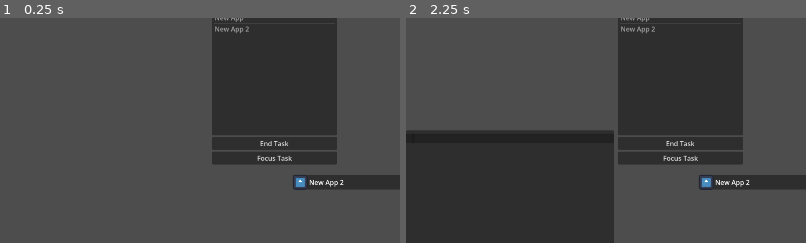
Above: before the commit, frames 1-2 (left to right).
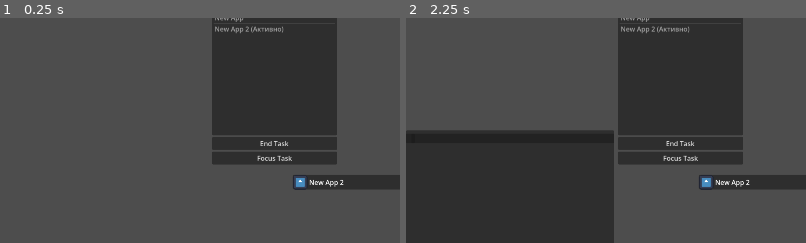
Above: after the commit, the same moments.

Repository: ESphagnum/GodotOS
Game: Godot game, scene res://scenes/BootScreen.tscn
The game is run twice, just before and just after one commit, with the same random seed, the same clock (stepped at 60 frames per second) and the same inputs. The engine's default icon, where the game draws it, is replaced by a stand-in: a white triangle on a blue panel in a dark square.
Inputs:
- Up to frame 1 (0.25 s): no input
- Up to frame 2 (2.25 s): click "End Task" at 0.5 s; click "Focus Task" at 1.25 s; click "Start" at 2 s
The pictures show only the part of the screen within x 0-50%, y 6-56%; the shares and areas given below are measured in that part.

The runs differ from the first frame. In frame 1, 0.1% of the frame differs, in the area x 62-71%, y 3-7%; in frame 2, 0.1%.

Commit message:
add FocusButton for TaskManager

Diff:
--- a/apps/core/TaskManager/task_manager.gd
+++ b/apps/core/TaskManager/task_manager.gd
@@ -1,33 +1,45 @@
 extends BaseApp
 
-@onready var process_list = $VBoxContainer/ProcessList
-@export var app_config : AppConfig
+@onready var item_list = $VBoxContainer/ProcessList
 
 func _ready():
+	super._ready() # Инициализируем связь с окном через BaseApp
+
+	# Подключаемся к глобальным сигналам, чтобы список обновлялся сам
+	Signals.window_opened.connect(func(_w, _t): refresh_list())
+	Signals.window_closed.connect(func(_w): refresh_list())
+	Signals.window_focused.connect(func(_w): refresh_list())
+
 	refresh_list()
-	# Обновляем список каждые 2 секунды, чтобы видеть изменения
-	var timer = get_tree().create_timer(2.0)
-	timer.timeout.connect(_on_timer_timeout)
-
-func _on_timer_timeout():
-	refresh_list()
-	get_tree().create_timer(2.0).timeout.connect(_on_timer_timeout)
 
 func refresh_list():
-	process_list.clear()
-	# Берем массив окон напрямую из нашего синглтона
+	item_list.clear()
+
 	for window in WindowManager.windows:
 		if is_instance_valid(window) and window.config:
-			var icon = window.config.icon
-			var idx = process_list.add_item(window.config.app_name, icon)
-			# Сохраняем ссылку на объект окна в метаданные строки
-			process_list.set_item_metadata(idx, window)
+			var app_name = window.config.app_name
 
-func _on_end_task_button_pressed():
-	var selected = process_list.get_selected_items()
+			# Добавляем пометку, если окно активно
+			if WindowManager.active_window == window:
+				app_name += " (Активно)"
+
+			var idx = item_list.add_item(app_name, window.config.icon)
+			item_list.set_item_metadata(idx, window)
+
+# Функция для кнопки "Перейти" (Focus)
+func _on_focus_button_pressed() -> void:
+	var selected = item_list.get_selected_items()
 	if selected.size() > 0:
-		var window_to_kill = process_list.get_item_metadata(selected[0])
+		var window_to_focus = item_list.get_item_metadata(selected[0])
+		if is_instance_valid(window_to_focus):
+			window_to_focus.visible = true # На случай, если было скрыто
+			WindowManager.set_active_window(window_to_focus)
+
+
+func _on_end_task_button_pressed() -> void:
+	var selected = item_list.get_selected_items()
+	if selected.size() > 0:
+		var window_to_kill = item_list.get_item_metadata(selected[0])
 		if is_instance_valid(window_to_kill):
-			# Вызываем стандартную функцию закрытия окна
+			# Вызываем закрытие через метод обертки
 			window_to_kill._on_close_button_pressed()
-			refresh_list()
